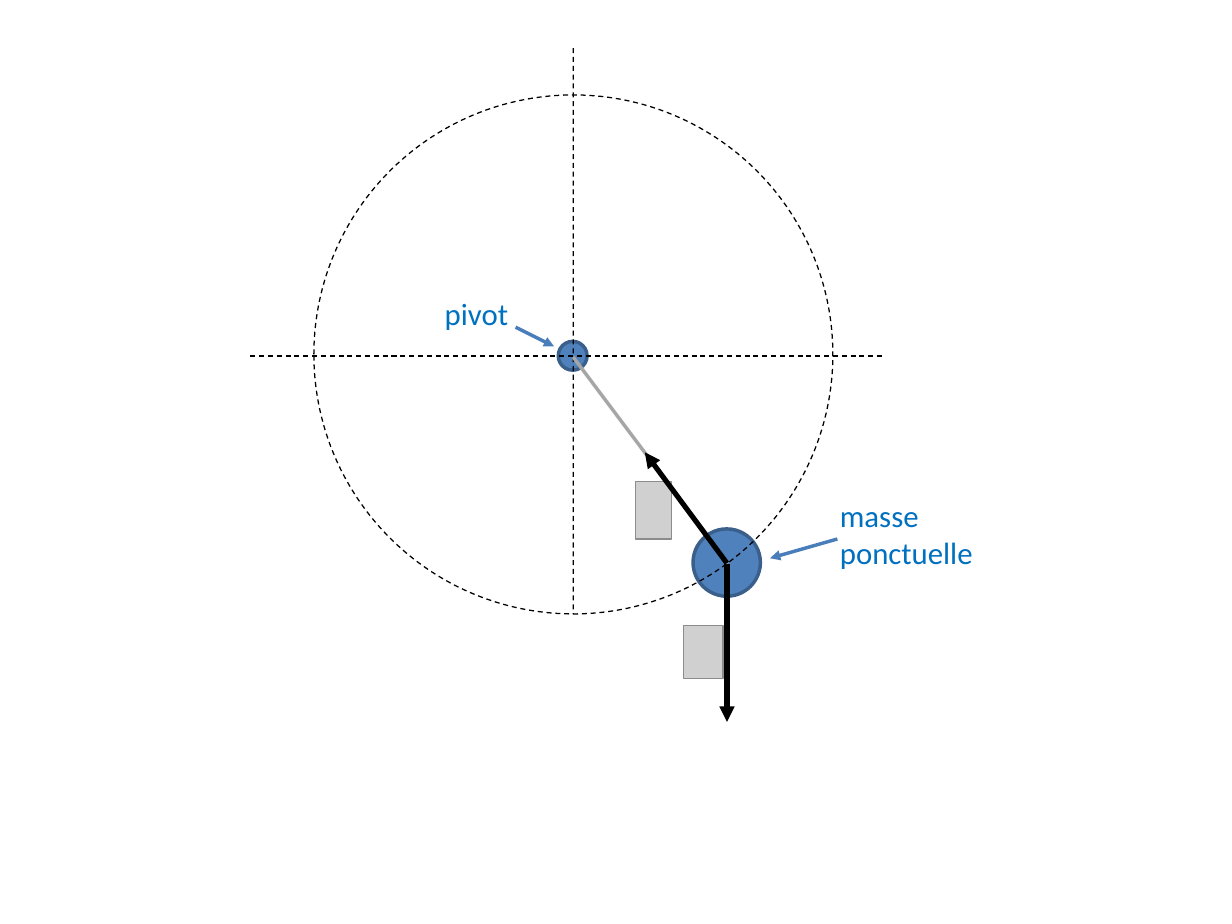
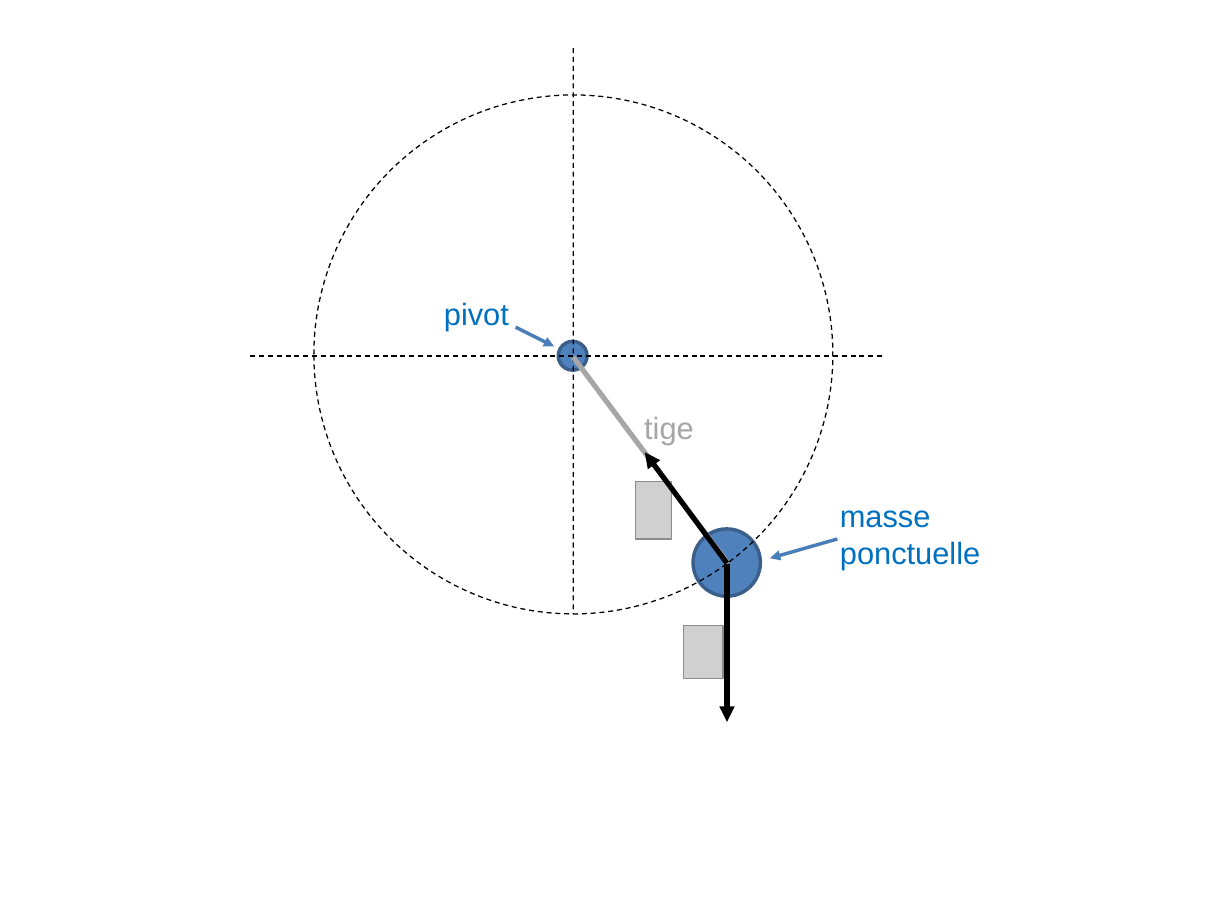
Before and after one commit to bioinfo-prog/cours-python, a slide deck: slide 1 of img/pendulum_sketch.pptx. Drawn at 1232x924 pixels with LibreOffice and Linux fonts; fonts in the diff are those of the drawing; grey boxes stand for pictures. Boxes give left, top, right and bottom in pixels: in the first picture for what was removed or moved away, otherwise in the second. Text is boxed around its words. In the diff, an @@ line names an element or a change of style, - is before the commit and + after.

```diff
--- a/img/pendulum_sketch.pptx
+++ b/img/pendulum_sketch.pptx
@@ text "pivot" at (444,302,509,331): font Calibri to Arial @@
@@ line (573, 357) - (728, 563): stroke #A6A6A6 2 pt to #A6A6A6 3 pt @@
@@ text added at (644,417,694,445), 18 pt, text #A6A6A6 @@
+tige
@@ text "masse ponctuelle" at (840,510,980,570): font Calibri to Arial @@
```
Also in this commit, not shown: 4 other files.
